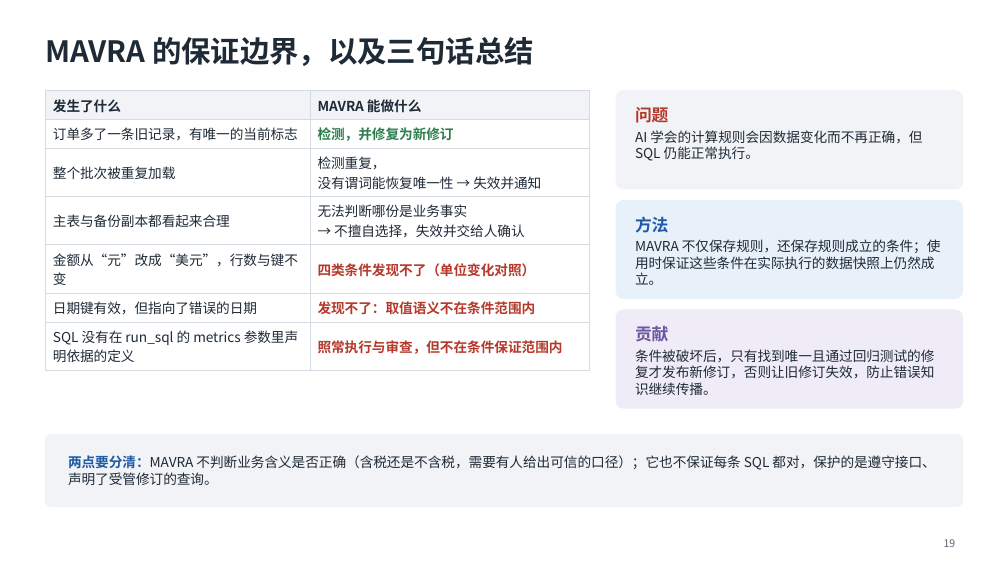
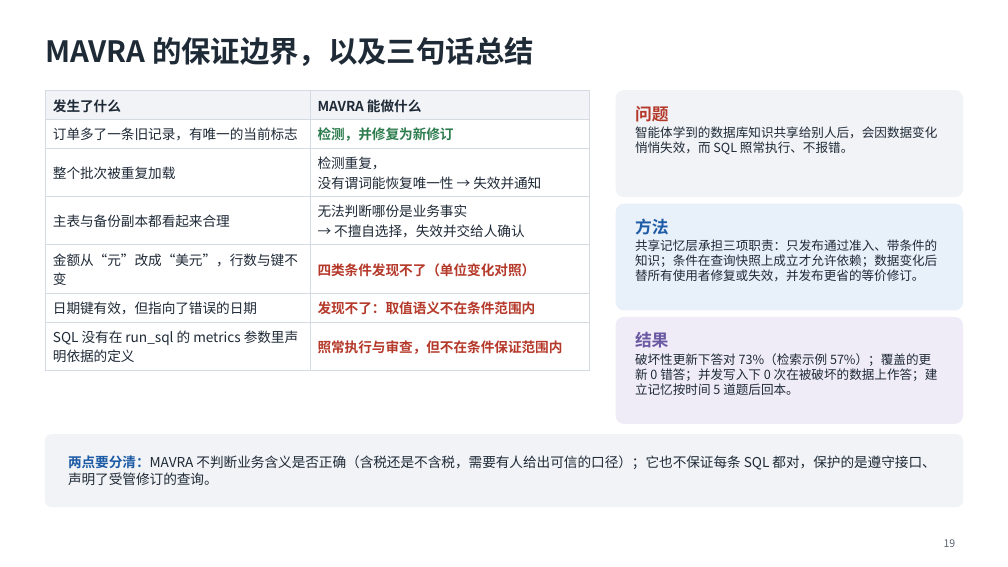
Before and after one commit to mmmttt000045/agent4db-adapter, a slide deck: slide 19 of docs/mavra-system.pptx. Drawn at 1008x567 pixels with LibreOffice and Linux fonts; fonts in the diff are those of the drawing. Boxes give left, top, right and bottom in pixels: in the first picture for what was removed or moved away, otherwise in the second. Text is boxed around its words. In the diff, an @@ line names an element or a change of style, - is before the commit and + after.

```diff
--- a/docs/mavra-system.pptx
+++ b/docs/mavra-system.pptx
@@ rounded rectangle resized from (x1=616, y1=91, x2=963, y2=189) to (x1=616, y1=91, x2=963, y2=197) @@
@@ text at (x1=635, y1=126, x2=937, y2=155): text changed; size 13 to 12 pt @@
-AI 学会的计算规则会因数据变化而不再正确，但 SQL 仍能正常执行。
+智能体学到的数据库知识共享给别人后，会因数据变化悄悄失效，而 SQL 照常执行、不报错。
@@ rounded rectangle resized from (x1=616, y1=200, x2=963, y2=299) to (x1=616, y1=204, x2=963, y2=310) @@
@@ text at (x1=635, y1=239, x2=937, y2=281): text changed; size 13 to 12 pt @@
-MAVRA 不仅保存规则，还保存规则成立的条件；使用时保证这些条件在实际执行的数据快照上仍然成立。
+共享记忆层承担三项职责：只发布通过准入、带条件的知识；条件在查询快照上成立才允许依赖；数据变化后替所有使用者修复或失效，并发布更省的等价修订。
@@ proportions changed in 3 elements at (x1=616, y1=91, x2=963, y2=197), (x1=616, y1=204, x2=963, y2=310), (x1=616, y1=318, x2=963, y2=423) @@
@@ rounded rectangle resized from (x1=616, y1=310, x2=963, y2=408) to (x1=616, y1=318, x2=963, y2=423) @@
@@ text at (x1=635, y1=353, x2=938, y2=395): text changed; size 13 to 12 pt @@
-条件被破坏后，只有找到唯一且通过回归测试的修复才发布新修订，否则让旧修订失效，防止错误知识继续传播。
+破坏性更新下答对 73%（检索示例 57%）；覆盖的更新 0 错答；并发写入下 0 次在被破坏的数据上作答；建立记忆按时间 5 道题后回本。
@@ text at (x1=635, y1=332, x2=669, y2=348): text changed @@
-贡献
+结果
```
Also in this commit, not shown: 7 other slides changed, 7 other files.
